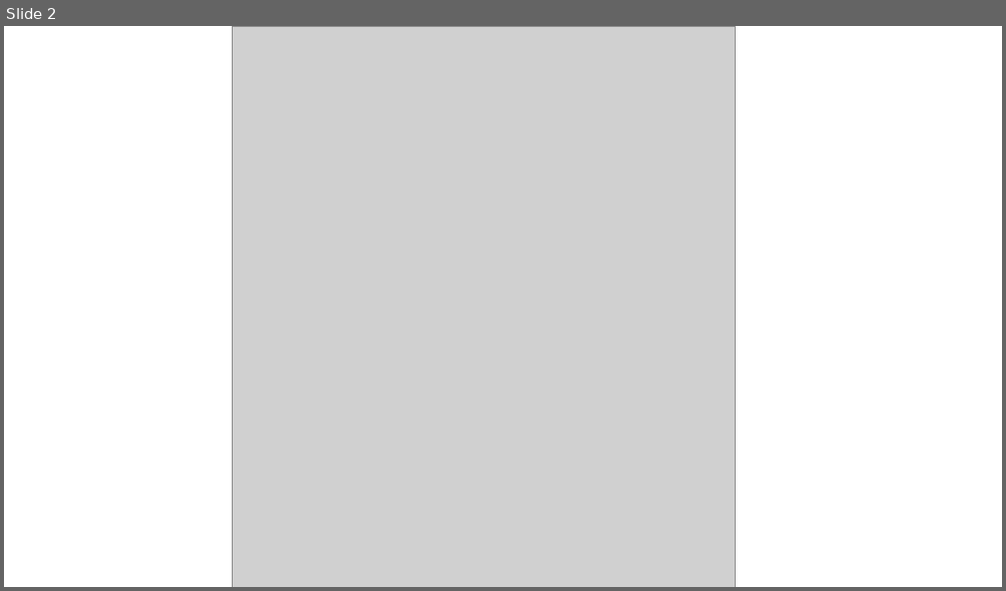
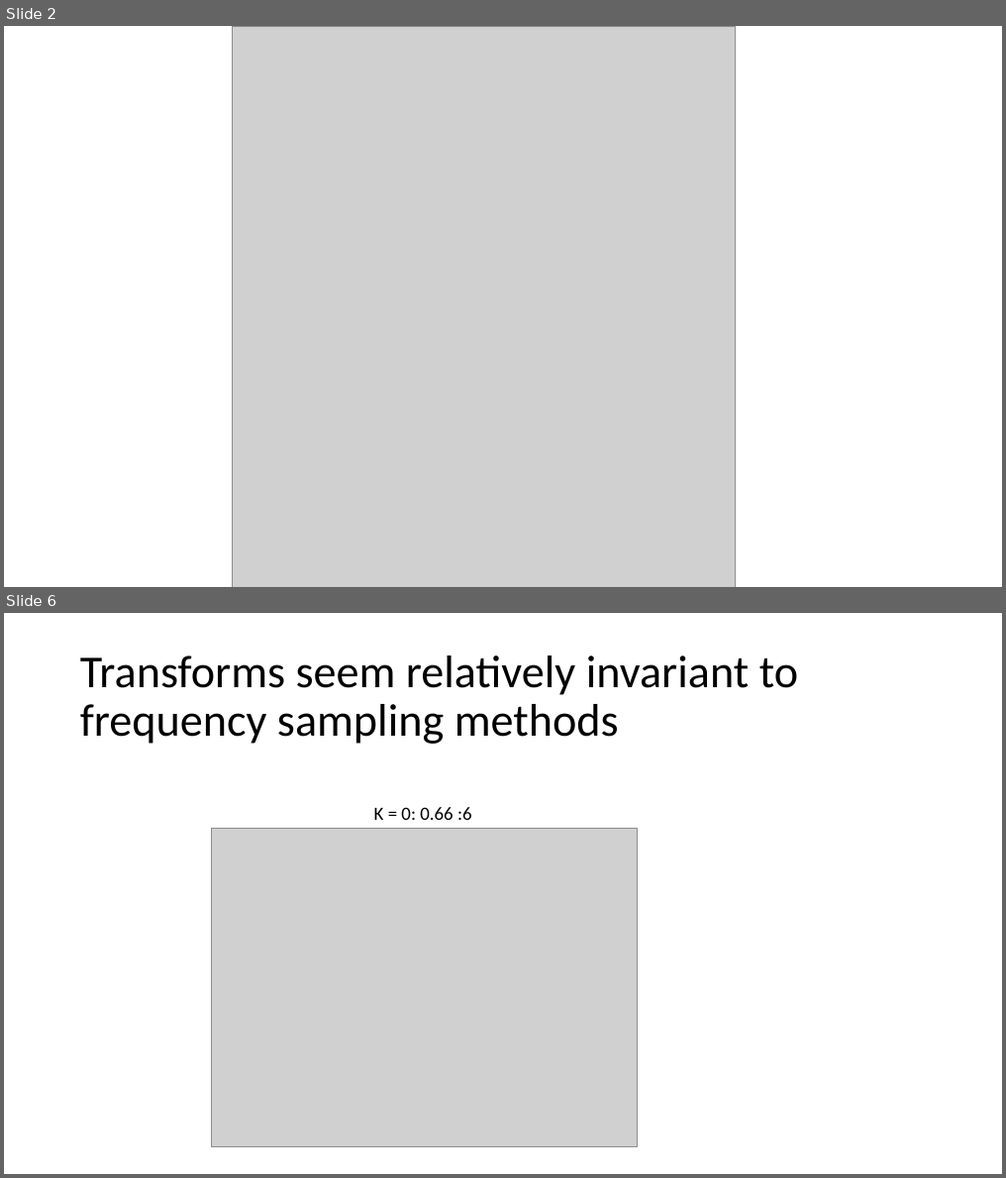
Before and after one commit to acs3235/BMIL, a slide deck: Research Update 4.20.2017.pptx. Shown one above the other, each under a label of ours: slide 2 before the commit, slides 2 and 6 after it; the slides between them are not shown. The pictures are 1006x591 and 1006x1178 pixels, drawn with LibreOffice and Linux fonts; fonts in the diff are those of the drawing; grey boxes stand for pictures. Boxes give left, top, right and bottom in pixels: in the first picture for what was removed or moved away, otherwise in the second. Text is boxed around its words. In the diff, an @@ line names an element or a change of style, - is before the commit and + after.

```diff
--- a/Research Update 4.20.2017.pptx
+++ b/Research Update 4.20.2017.pptx
@@ slide 6 added at (4, 613, 1002, 1174), background #FFFFFF @@
@@ title added at (80, 656, 798, 744), 44 pt, text #000000 @@
+Transforms seem relatively invariant to frequency sampling methods
@@ text added at (374, 807, 472, 820), 18 pt, text #000000 @@
+K = 0: 0.66 :6
@@ picture added at (211, 829, 638, 1148) @@
```
Also in this commit, not shown: 10 other slides added, 8 other files.
